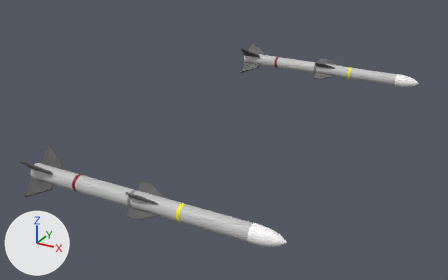
The glTF model aam4lf2a25.glb: old version first, new version second.
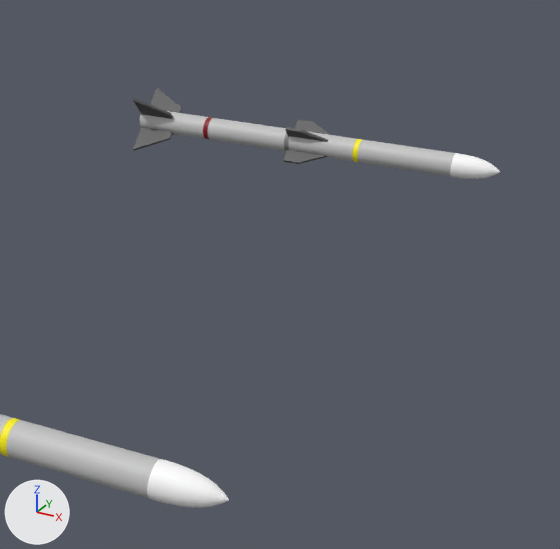
Each version is shown whole from a camera (50 mm lens) standing at (4.74, -11.63, 4.58) and looking at (-1.27, -0.69, -0.88), then close up on the part from 39% to 100% of the width and 0% to 95% of the height. Lighting does not change. The marker at lower left points along +X, +Y and +Z.

Objects in the first close-up: '球.001', '球.002'.
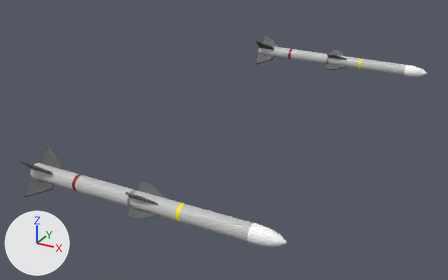
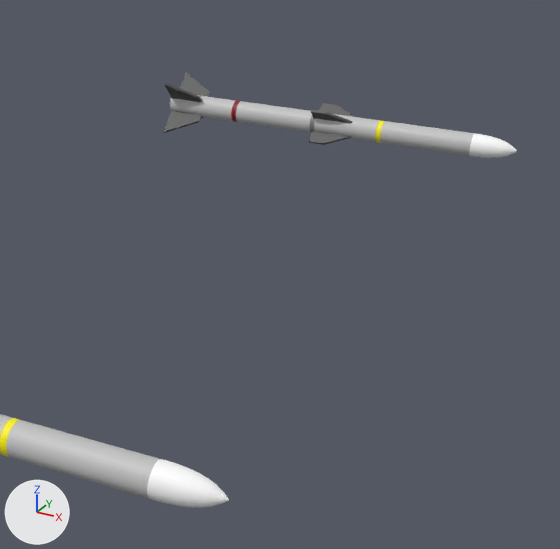
Where the change shows, as pixel boxes (x1, y1, x2, y2) in the close-ups (560 x 549 px):
```json
{"object": "球.001", "change": "moved", "before": [133, 88, 500, 179], "after": [164, 73, 517, 158]}
```

Edits to the scene script, one JSON object a line:
```json
{"op": "set", "path": "ob_球_001.location", "old": "(1.05, 3.61, -0.34)", "new": "(1.05, 4.56, -0.34)"}
```
